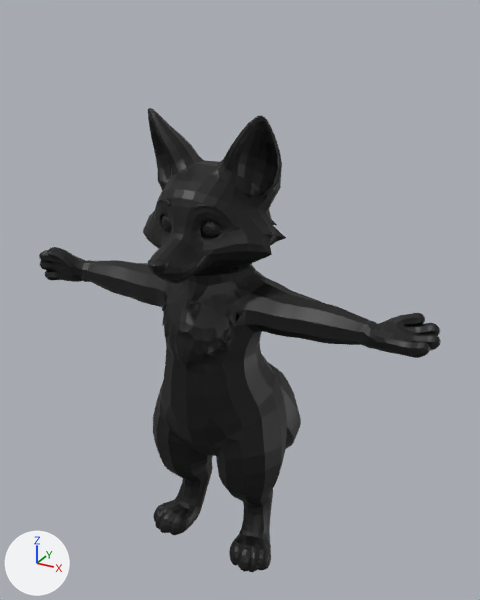
The Blender file assets/models/fox/tripo-hand/fox.blend: old version first, new version second.
One viewpoint serves both versions: a camera (50 mm lens) standing at (0.66, -1.167, 1.175) and looking at (0.018, -0.001, 0.592). Lighting does not change. The marker at lower left points along +X, +Y and +Z. The picture after the commit comes second.

Names of what the first picture shows: 'fox'.
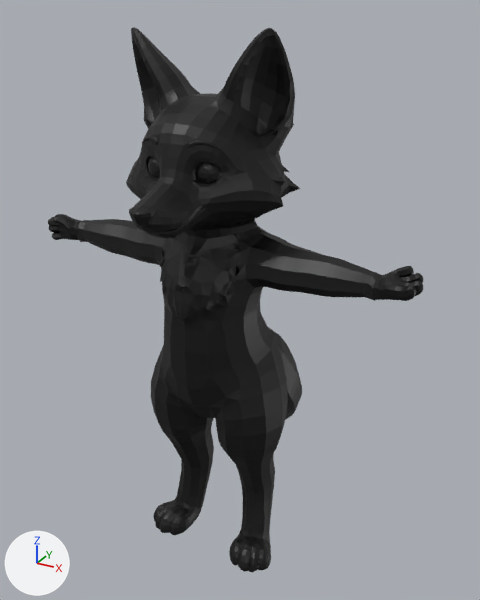
Scene script edits in JSON lines:
```json
{"block": "me_fox", "where": "# used by ob_fox; location = (0.0, 0.0, 0.0)"}
{"op": "remove", "block": "me_fox", "code": "me_fox.from_pydata(...)  # 3516 vertices, 4030 faces, 18 loose edges; spans x -0.464..0.465, y -0.286..0.285, z 0.0..1.001"}
{"op": "add", "block": "me_fox", "code": "me_fox.from_pydata(...)  # 3516 vertices, 4030 faces, 18 loose edges; spans x -0.423..0.424, y -0.326..0.285, z 0.0..1.145"}
{"block": "me_fox", "change": "me_fox part 1: the loose piece of 61 vertices spanning x -0.073..-0.02, y -0.168..-0.137, z 0.772..0.825 is scaled about its middle by 1.17, then moved by (-0.008, -0.017, 0.109)"}
{"block": "me_fox", "change": "me_fox part 2: the loose piece of 61 vertices spanning x 0.008..0.06, y -0.167..-0.134, z 0.772..0.826 is scaled about its middle by 1.17, then moved by (0.006, -0.017, 0.109)"}
{"block": "me_fox", "change": "me_fox part 3: 2960 of 3516 vertices moved; they spanned x -0.464..0.465, y -0.286..0.285, z 0.006..1.001 and now span x -0.423..0.424, y -0.326..0.285, z 0.005..1.145; mean shift (0.0, -0.004, 0.098); largest move (-0.13, -0.091, 0.999) -> (-0.152, -0.098, 1.142)"}
{"block": "me_fox", "change": "other edits to the shape of me_fox do not show in these pictures"}
```

Changed parts and their boxes (x1, y1, x2, y2) in the pictures (480 x 600 px; the box of a moved part takes in the faces that stretch with it):
```json
{"object": "fox", "change": "reshaped", "before": [39, 108, 441, 573], "after": [48, 27, 423, 573], "on screen": "7% narrower, 17% taller"}
{"part": 1, "of": "me_fox", "change": "moved or reshaped", "before": [162, 215, 172, 232], "after": [148, 157, 160, 178]}
{"part": 2, "of": "me_fox", "change": "moved or reshaped", "before": [200, 221, 222, 238], "after": [195, 163, 222, 184]}
{"part": 3, "of": "me_fox", "change": "moved or reshaped", "before": [39, 108, 441, 538], "after": [48, 27, 423, 538]}
```
